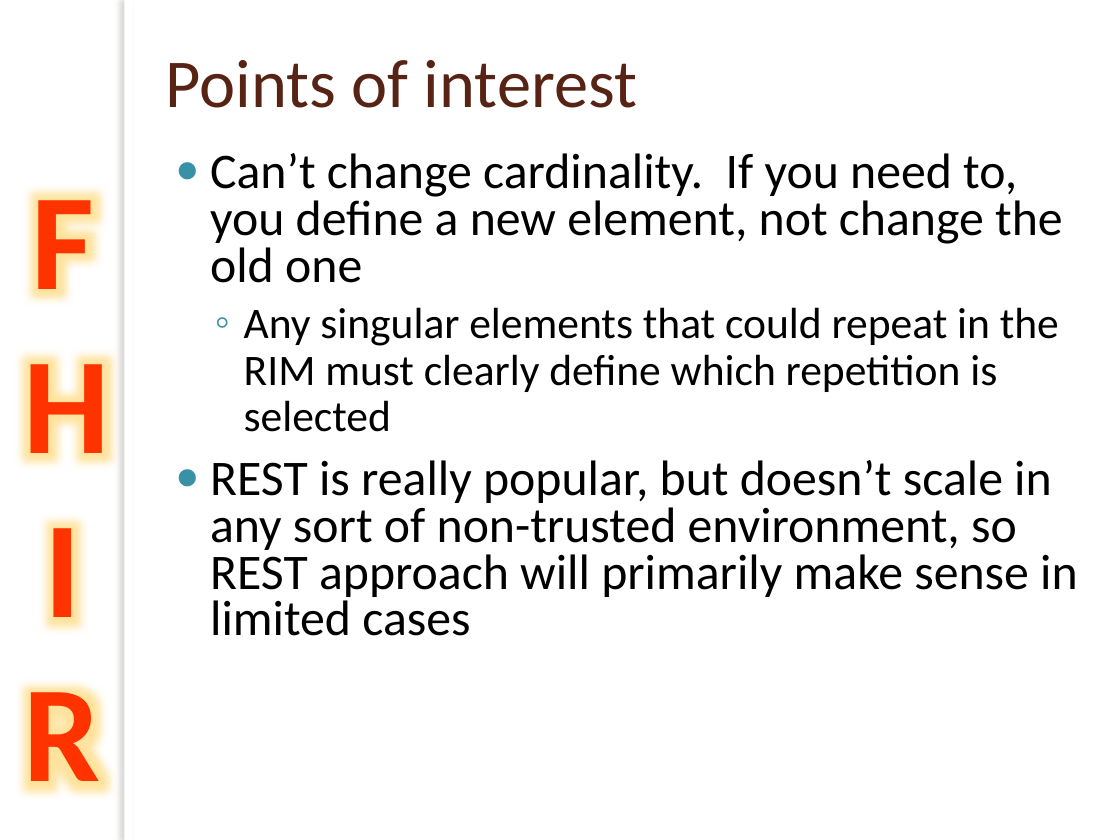
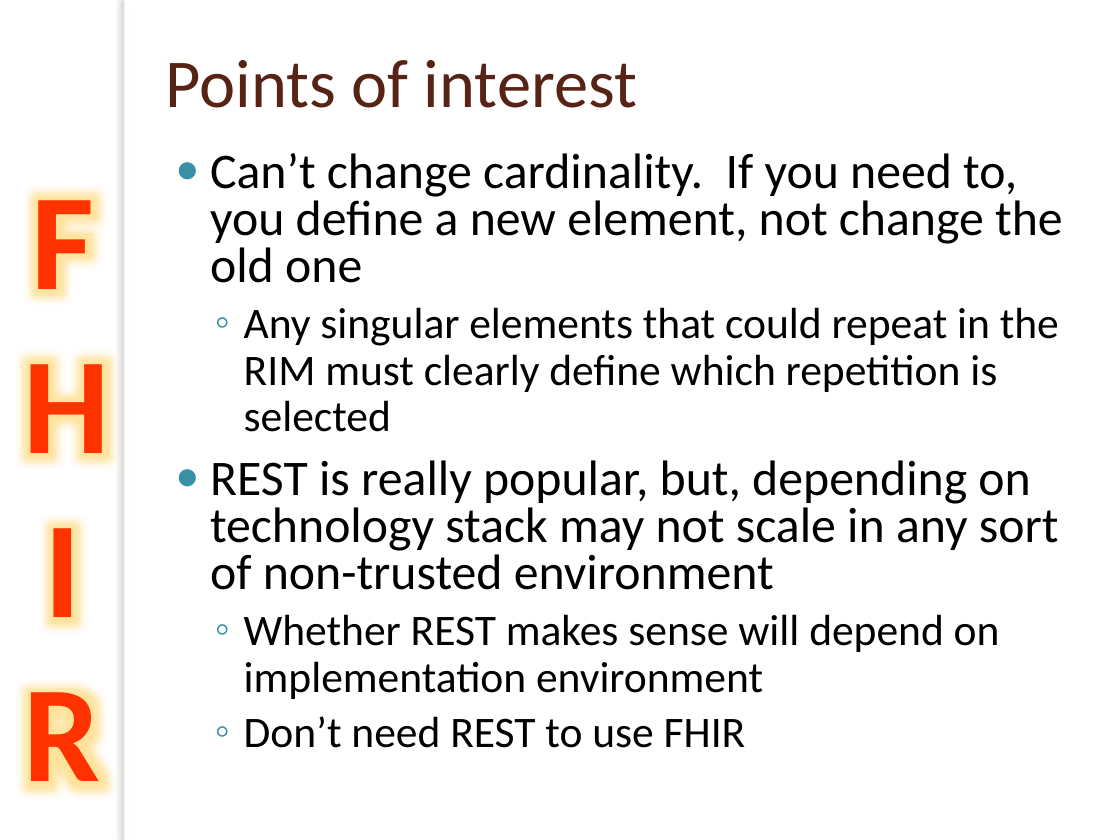
Before and after one commit to vista-novo/fhir, a slide deck: slide 60 of presentations/2012-May WGM Tutorials/201205 WGM Introduction to FHIR.pptx. Drawn at 1120x840 pixels with LibreOffice and Linux fonts; fonts in the diff are those of the drawing; background and template pictures are left out. Boxes give left, top, right and bottom in pixels: in the first picture for what was removed or moved away, otherwise in the second. Text is boxed around its words. In the diff, an @@ line names an element or a change of style, - is before the commit and + after.

```diff
--- a/presentations/2012-May WGM Tutorials/201205 WGM Introduction to FHIR.pptx
+++ b/presentations/2012-May WGM Tutorials/201205 WGM Introduction to FHIR.pptx
@@ text at <box>210,460,1059,748</box>: text changed @@
-● REST is really popular, but doesn’t scale in any sort of non-trusted environment, so REST approach will primarily make sense in limited cases
+● REST is really popular, but, depending on technology stack may not scale in any sort of non-trusted environment
+  ◦ Whether REST makes sense will depend on implementation environment
+  ◦ Don’t need REST to use FHIR
```
Also in this commit, not shown: 4 other slides changed, 9 slides added, 1 other file.
